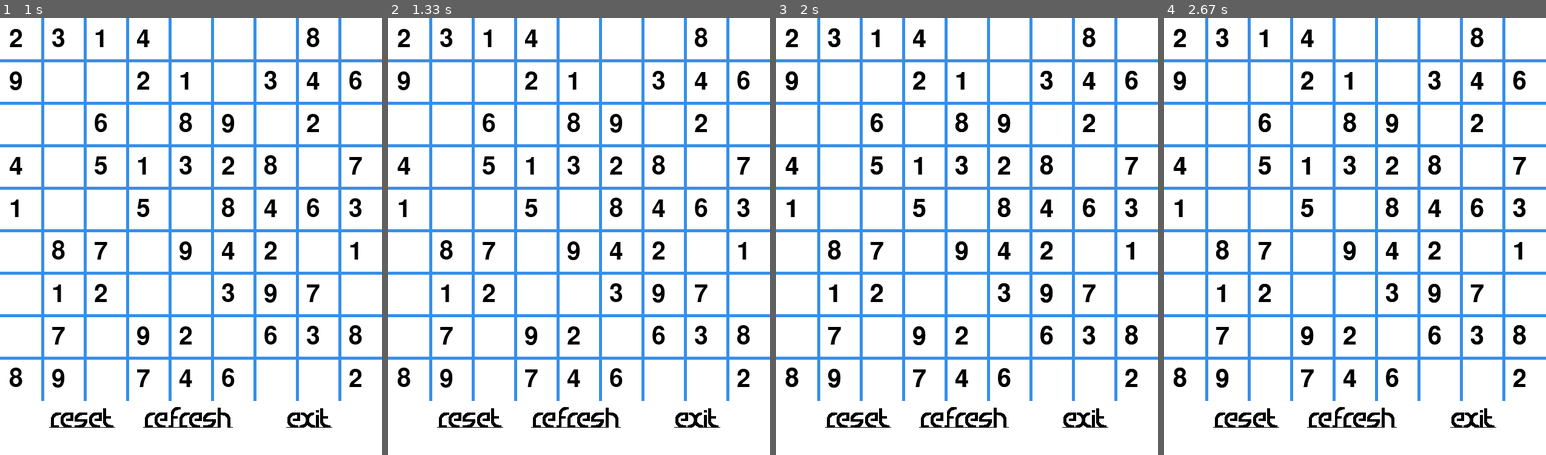
Above: before the commit, frames 1-4 (left to right).
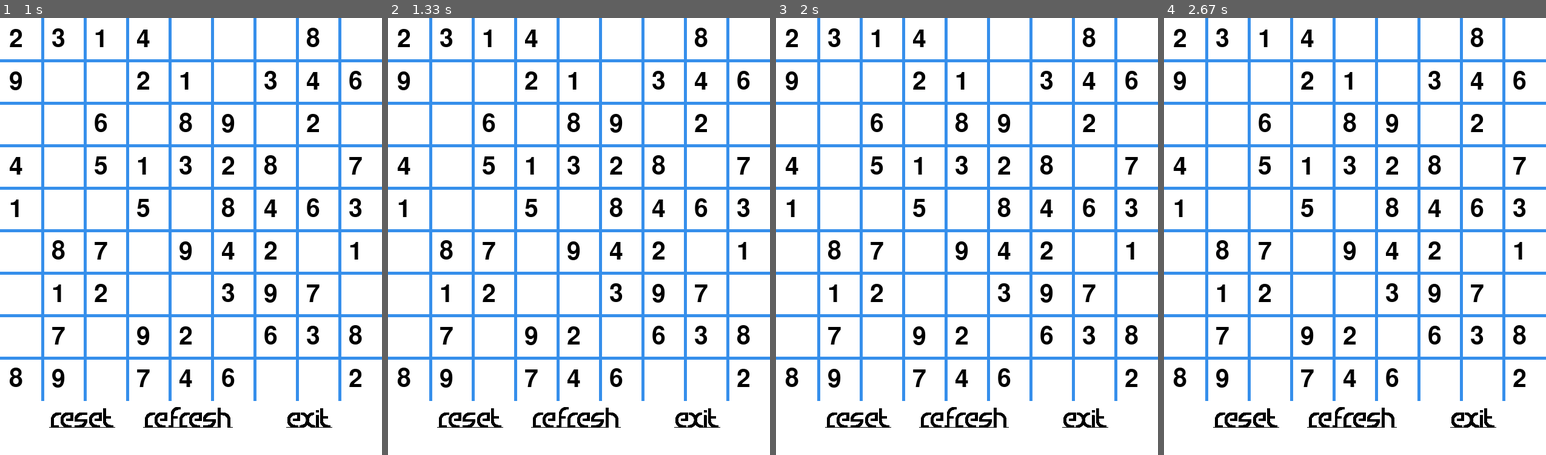
Above: after the commit, the same moments.

Repository: IsRo06/SODOKU-PROJECT-144
Game: pygame game, started from new_gui.py
Two runs of this game, one before a commit and one after it. Both use one fixed random seed, a clock stepped at 60 frames per second and the inputs below.
Inputs (mouse positions are in pixels of both pictures, inside the frame that each line leads up to):
- Up to frame 1 (1 s): click "Easy" at 0.38 s
- Up to frame 2 (1.33 s): click (460, 170) at 1.22 s
- Up to frame 3 (2 s): tap Enter at 1.5 s; click "Refresh" at 1.88 s
- Up to frame 4 (2.67 s): no input

Frame 1 is identical in both runs. In frame 2, less than 0.1% of the frame differs, in the area x 13-86%, y 89-94%; in frame 3, 1.0%, in the area x 2-95%, y 2-94%; in frame 4, 1.0%.

Commit message:
Missing highlight cell, pop up and win function, besides that fully functional

Diff:
--- a/constants.py
+++ b/constants.py
@@ -19,5 +19,6 @@
 RED = (255, 0, 0)
 BG_COLOR = (255, 255, 200)
 LINE_COLOR = (54, 143, 235)
+DARKER_LINE_COLOR =(19, 59, 99)
 CIRCLE_COLOR = (155, 155, 155)
 CROSS_COLOR = (66, 66, 66)
--- a/new_gui.py
+++ b/new_gui.py
@@ -1,23 +1,17 @@
-import pygame, sys
+import sys
+
+import pygame
+
 from button import *
-from constants import *
+from cell import *
 from sudoku_generator import *
-from cell import *
 
 
-def draw_lines(): #draws line in board
-    #prints horizontal line
-    for i in range (1, 9):
-        pygame.draw.line(SCREEN, LINE_COLOR, (0, i* SQUARE_SIZE), (WIDTH, i *SQUARE_SIZE), LINE_WIDTH)
-    #prints vertical line
-    for i in range (1,9):
-        pygame.draw.line(SCREEN, LINE_COLOR, (i* SQUARE_SIZE, 0), (i* SQUARE_SIZE, HEIGHT), LINE_WIDTH)
 def generate_py_board(cell_number):
-    psudo_board = generate_sudo(9, cell_number)
-    psudo_board = psudo_board[1]
-    return psudo_board
+    pass
 
 def pre_fill_board(cell_number, board_to_use):
+    SCREEN.fill("White")
     board = SudokuGenerator(9, cell_number)
     board.draw()
 
@@ -32,13 +26,27 @@
                 SCREEN.blit (pygame_board, (i* SQUARE_SIZE+15, j* SQUARE_SIZE +15))
 
 
+def if_winner(board, answer_board):
+    if board == answer_board:
+        return True
+    else:
+        return False
 
 def sudoku(cell_number):  # second main function
     #refills screen
     SCREEN.fill("white")
+    #initialized board
+    psudo_board = SudokuGenerator(9, cell_number)
+    psudo_board.fill_values()
+    answer_board = copy.deepcopy(psudo_board.get_board())
+    psudo_board.remove_cells()
+    usable_board= psudo_board.get_board()
+    empty_board = copy.deepcopy(psudo_board.get_board())
+
+
     #fills board
-    board = generate_py_board(cell_number)
-    pre_fill_board(cell_number, board)
+    pre_fill_board(cell_number, usable_board)
+    number = "0"
 
     while True:
         # initializes buttons
@@ -63,18 +71,64 @@
                 sys.exit()
             if event.type == pygame.MOUSEBUTTONDOWN:
                 #checks for what position was clicked
-                clicked_row = int(MOUSE_POS_GAME[0]/SQUARE_SIZE)
-                clicked_col = int(MOUSE_POS_GAME[1]/SQUARE_SIZE)
-                print(clicked_row, clicked_col)
+                clicked_col = int(MOUSE_POS_GAME[0]/SQUARE_SIZE)
+                clicked_row = int(MOUSE_POS_GAME[1]/SQUARE_SIZE)
+                print(f"Position pressed{clicked_col,clicked_row}")
 
+                if clicked_row <= 8:
+                    print(f"INSIDE")
+                    if empty_board[clicked_col][clicked_row] == 0:
+                        print(f"EMPTYYYYY")
+                        psudo_board.mark_square(clicked_col, clicked_row, 0)
+                        usable_board = psudo_board.get_board()
+                        pre_fill_board(cell_number, usable_board)
+
+                #reset button
                 if reset_button.checkInput(MOUSE_POS_GAME):
                     main_menu()
                     break
                 if refresh_button.checkInput(MOUSE_POS_GAME):
-                    pre_fill_board(cell_number,board)
+                    for i in range(9):
+                        for j in range(9):
+                            if empty_board[i][j] == 0 and usable_board[i][j] != empty_board[i][j]:
+                                psudo_board.mark_square(i, j, 0)
+                                usable_board = psudo_board.get_board()
+                                pre_fill_board(cell_number, usable_board)
+
+                    pre_fill_board(cell_number, usable_board)
+
                 if exit_button.checkInput(MOUSE_POS_GAME):
                     pygame.quit()
                     sys.exit()
+            #answers for each key press
+            if event.type == pygame.KEYDOWN:
+                if event.key == pygame.K_1:
+                    number = 1
+                if event.key == pygame.K_2:
+                    number = 2
+                if event.key == pygame.K_3:
+                    number = 3
+                if event.key == pygame.K_4:
+                    number = 4
+                if event.key == pygame.K_5:
+                    number = 5
+                if event.key == pygame.K_6:
+                    number = 6
+                if event.key == pygame.K_7:
+                    number = 7
+                if event.key == pygame.K_8:
+                    number = 8
+                if event.key == pygame.K_9:
+                    number = 9
+                else:
+                    print(f"Error")
+
+                # check if space is empty and use user input in board
+                if psudo_board.available_square(clicked_col, clicked_row):
+                    psudo_board.mark_square(clicked_col,clicked_row, number)
+                    usable_board_2 = psudo_board.get_board()
+                    pre_fill_board(cell_number, usable_board_2)
+
 
         pygame.display.update()
 
--- a/sudoku_generator.py
+++ b/sudoku_generator.py
@@ -31,13 +31,19 @@
         for i in range(self.rows):
             for j in range(self.cols):
                 self.cells[i][j].draw(self.screen)
-
     def update_cells(self):
         self.cells = [[Cell(self.board[i][j], i, j, self.height // self.rows,
                             self.width // self.cols) for j in range(self.cols)] for i in range(self.rows)]
-    def mark_square(self, row, col, number):
-        self.board[row][col] = number
+    def mark_square(self, col, row, number):
+        self.board[col][row] = number
         self.update_cells()
+
+    def restart_board(self):
+            self.board =self.board_empty
+            self.update_cells()
+    def available_square(self, col, row):
+        print(f"number in selected area {self.board[col][row]}")
+        return self.board[col][row] == 0
 
     def get_board(self):
         return self.board
